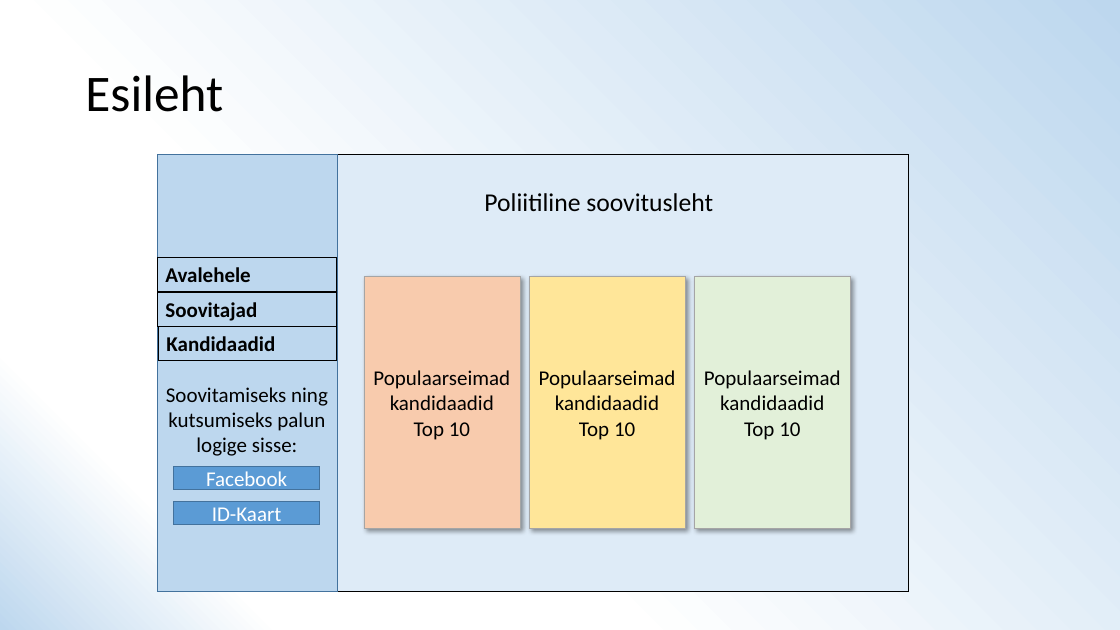
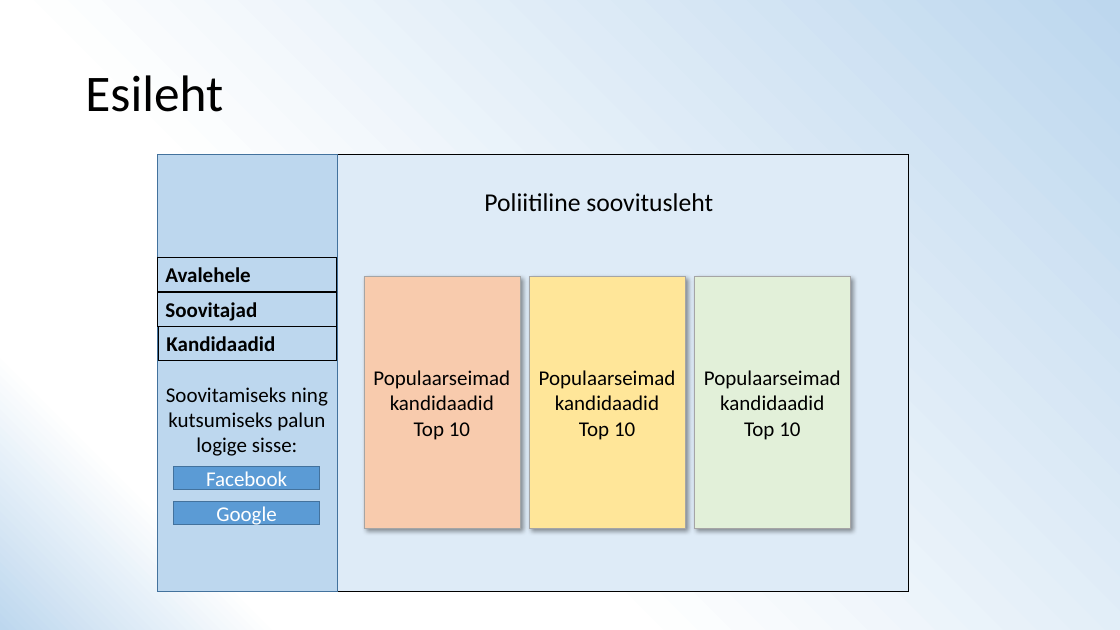
Before and after one commit to lauralilleste/Veebirakendus, a slide deck: slide 2 of VL_slaidid_RT_MS_LL.pptx. Drawn at 1120x630 pixels with LibreOffice and Linux fonts; fonts in the diff are those of the drawing. Boxes give left, top, right and bottom in pixels: in the first picture for what was removed or moved away, otherwise in the second. Text is boxed around its words. In the diff, an @@ line names an element or a change of style, - is before the commit and + after.

Commit message:
slaidi väike muudatus

```diff
--- a/VL_slaidid_RT_MS_LL.pptx
+++ b/VL_slaidid_RT_MS_LL.pptx
@@ text in rectangle at [216, 506, 276, 527]: text changed @@
-ID-Kaart
+Google
```
